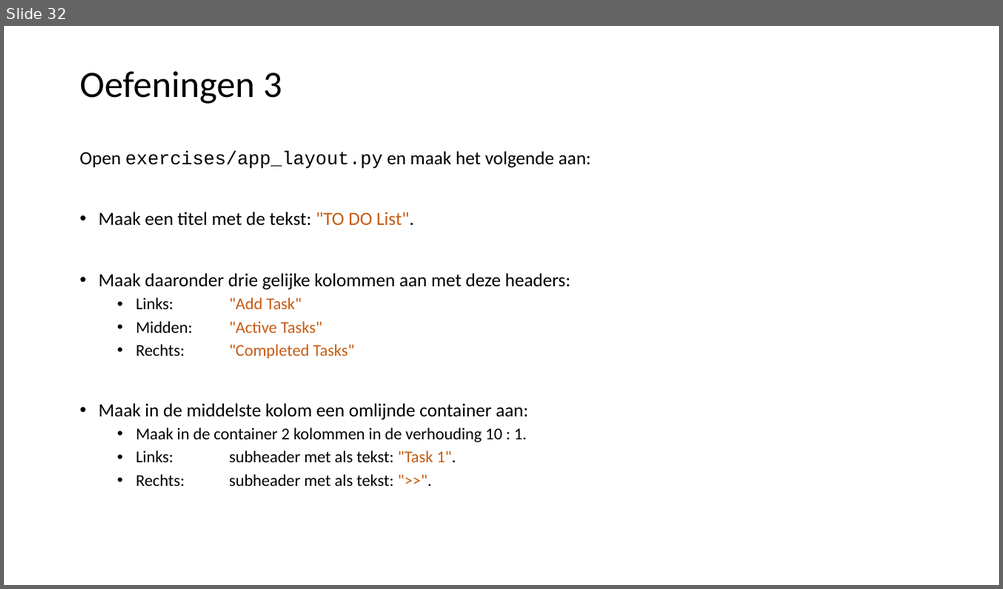
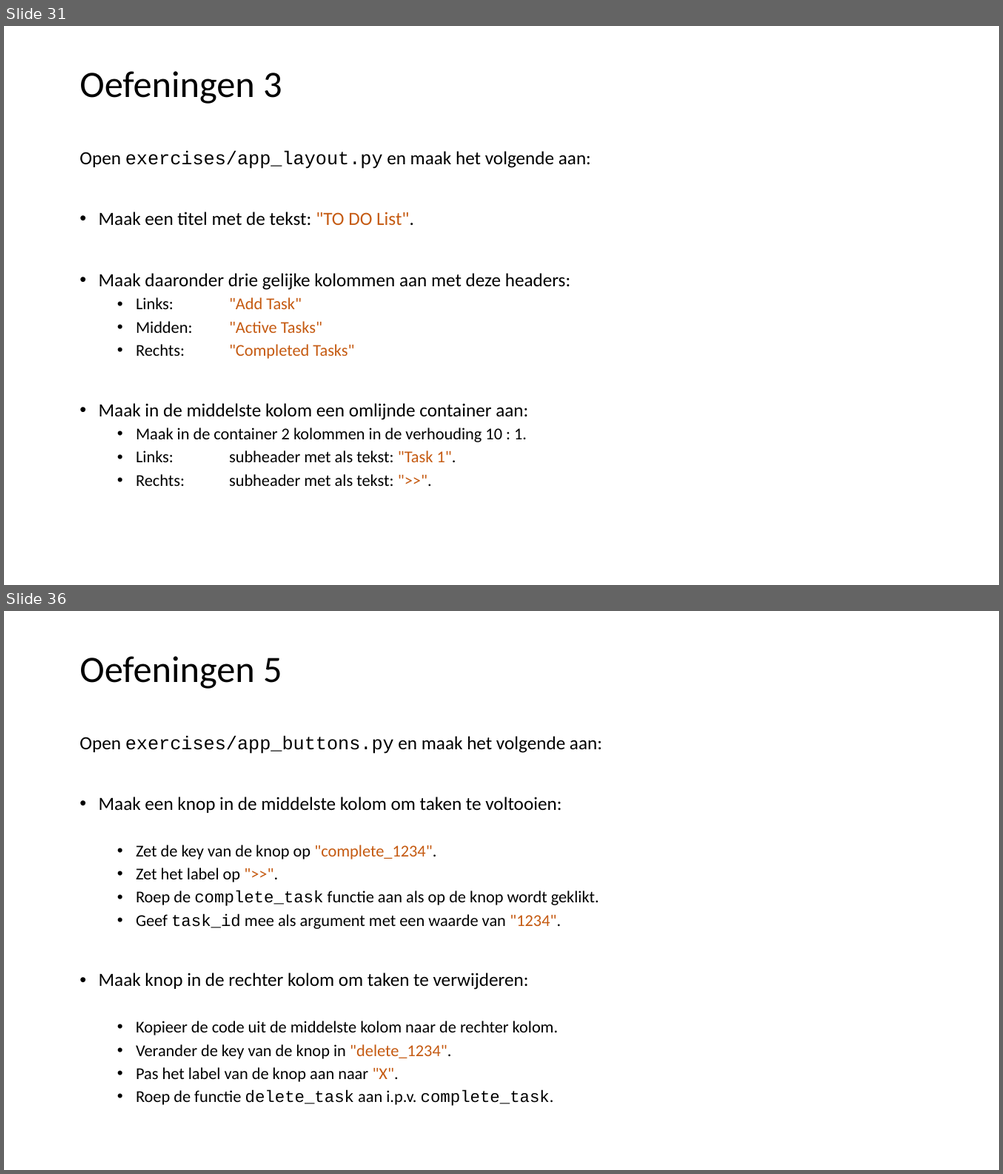
Before and after one commit to LFKoning/knowledge-sharing, a slide deck: python_course_4p/4_api_app/4_api_app.pptx. Shown one above the other, each under a label of ours: slide 32 before the commit, slides 31 and 36 after it; the slides between them are not shown. The pictures are 1003x589 and 1003x1174 pixels, drawn with LibreOffice and Linux fonts; fonts in the diff are those of the drawing. Boxes give left, top, right and bottom in pixels: in the first picture for what was removed or moved away, otherwise in the second. Text is boxed around its words. In the diff, an @@ line names an element or a change of style, - is before the commit and + after.

```diff
--- a/python_course_4p/4_api_app/4_api_app.pptx
+++ b/python_course_4p/4_api_app/4_api_app.pptx
@@ slide 36 added at [4,611,999,1170], background #FFFFFF @@
@@ title added at [79,656,282,689], 36 pt, text #000000 @@
+Oefeningen 5
@@ text added at [79,735,602,1106], 16 pt, text #000000 @@
+Open exercises/app_buttons.py en maak het volgende aan:
+• Maak een knop in de middelste kolom om taken te voltooien:
+  • Zet de key van de knop op "complete_1234".
+  • Zet het label op ">>".
+  • Roep de complete_task functie aan als op de knop wordt geklikt.
+  • Geef task_id mee als argument met een waarde van "1234".
+• Maak knop in de rechter kolom om taken te verwijderen:
+  • Kopieer de code uit de middelste kolom naar de rechter kolom.
+  • Verander de key van de knop in "delete_1234".
+  • Pas het label van de knop aan naar "X".
+  • Roep de functie delete_task aan i.p.v. complete_task.
@@ what was slide 32 is now slide 31 @@
```
Also in this commit, not shown: 11 slides changed, 6 other slides added, 1 slide removed, 11 other files.
